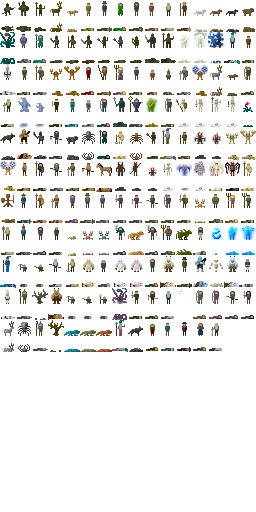
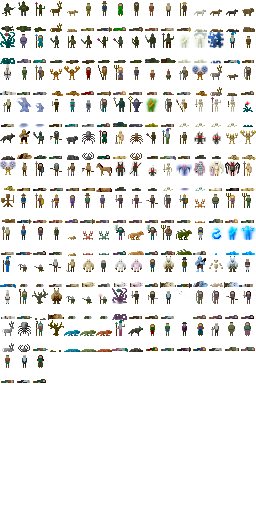
Revision of a layered (256, 512) image; what changed, layer by layer:
painted on "Background" over [1, 322, 255, 383]
